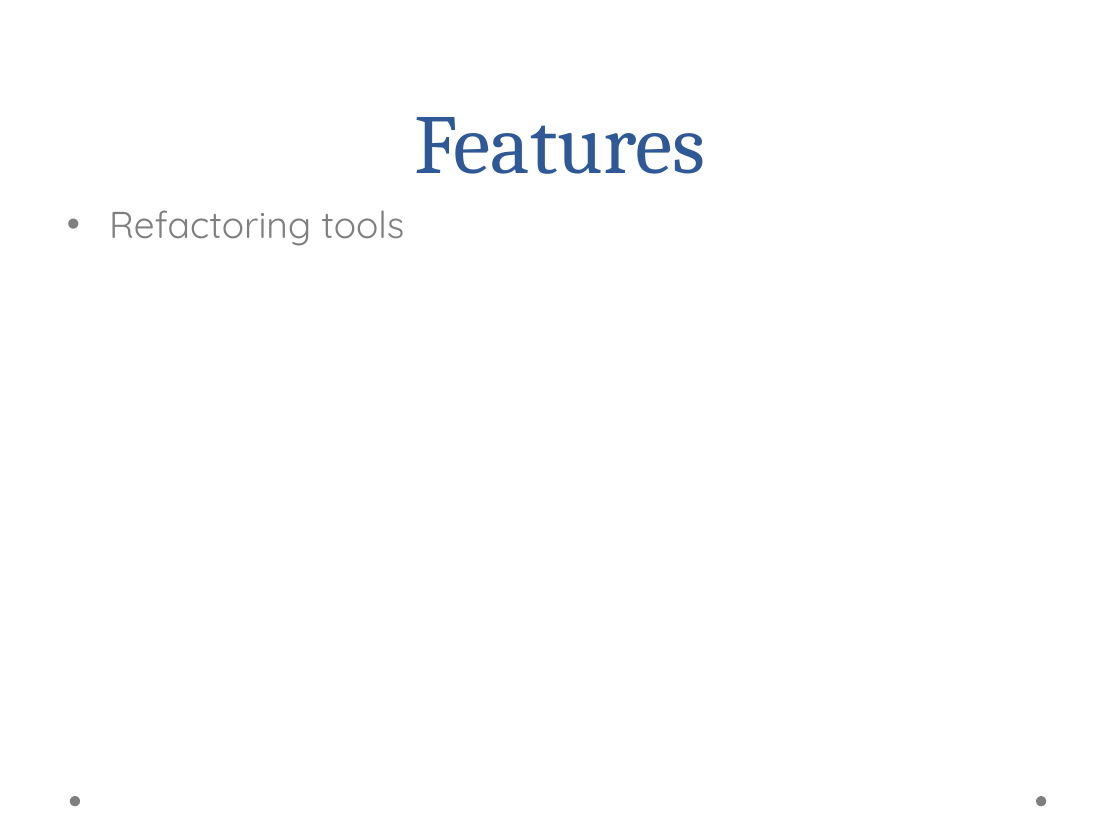
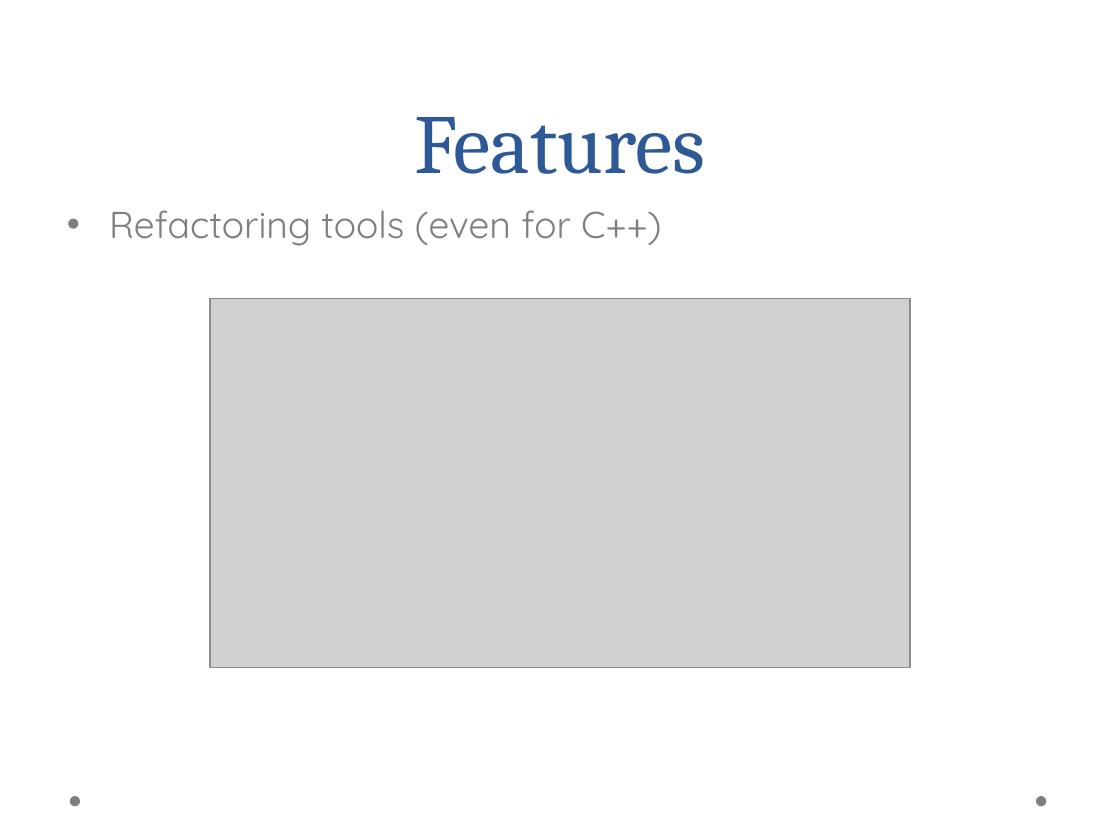
Before and after one commit to aayanqazi/OMSE, a slide deck: slide 5 of 535/Project1.ppt. Drawn at 1120x840 pixels with LibreOffice and Linux fonts; fonts in the diff are those of the drawing; grey boxes stand for pictures; background and template pictures are left out. Boxes give left, top, right and bottom in pixels: in the first picture for what was removed or moved away, otherwise in the second. Text is boxed around its words. In the diff, an @@ line names an element or a change of style, - is before the commit and + after.

```diff
--- a/535/Project1.ppt
+++ b/535/Project1.ppt
@@ text at (109,210,661,246): text changed @@
-• Refactoring tools
+• Refactoring tools (even for C++)
@@ picture added at (211,299,911,668) @@
```
Also in this commit, not shown: 4 other slides changed, 3 slides added, 3 slides removed.
